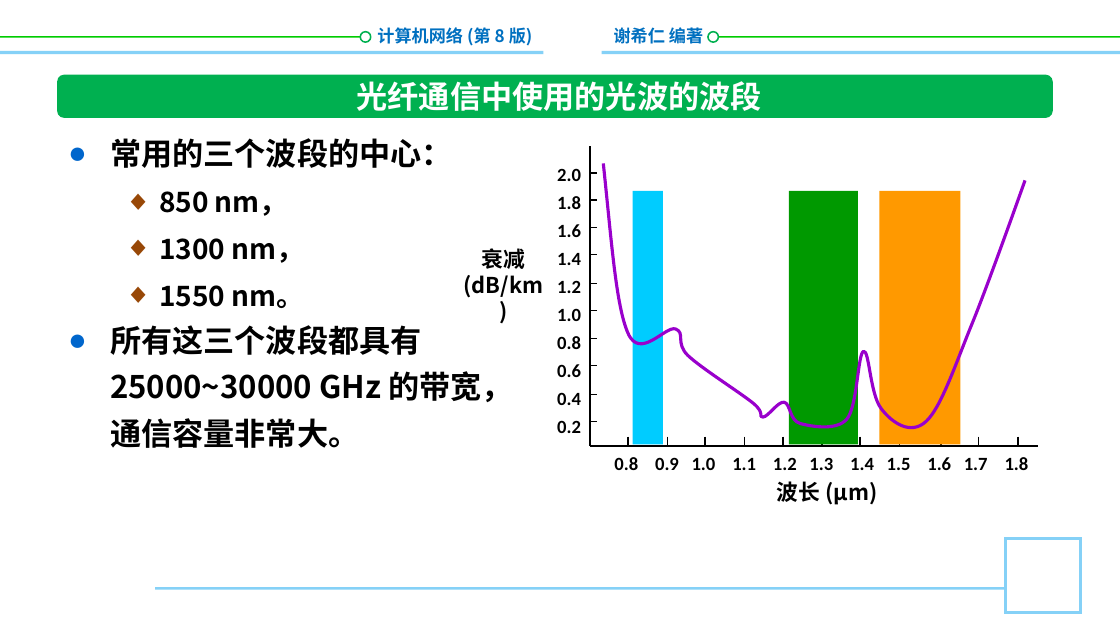
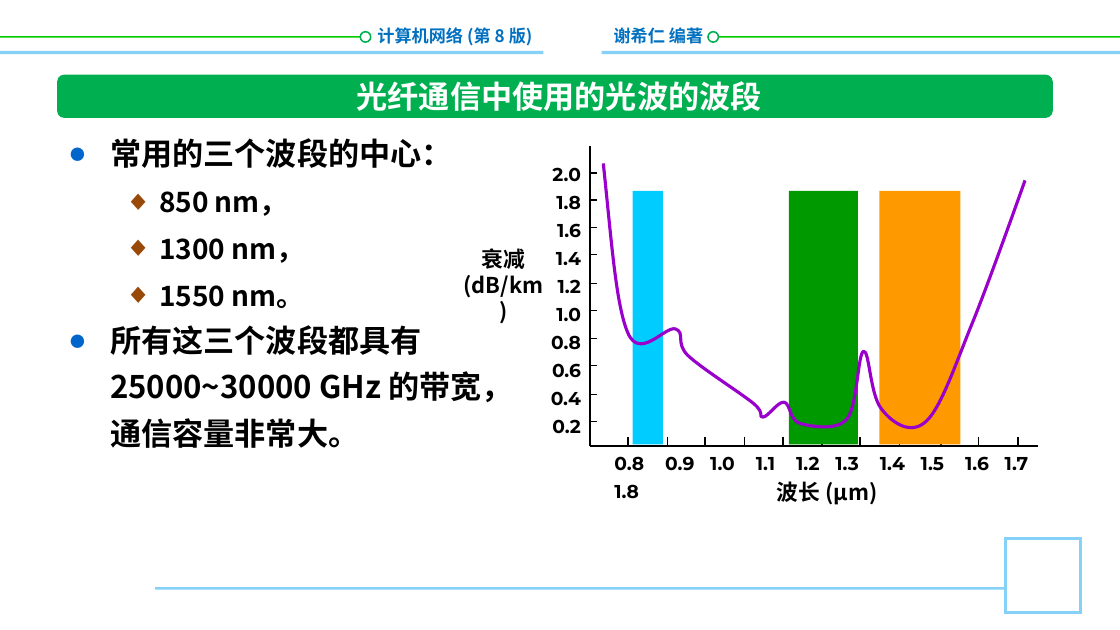
Before and after one commit to glplaman/glplaman.github.io, a slide deck: slide 40 of network/ppt/chap2.pptx. Drawn at 1120x630 pixels with LibreOffice and Linux fonts; fonts in the diff are those of the drawing; background and template pictures are left out. Boxes give left, top, right and bottom in pixels: in the first picture for what was removed or moved away, otherwise in the second. Text is boxed around its words. In the diff, an @@ line names an element or a change of style, - is before the commit and + after.

```diff
--- a/network/ppt/chap2.pptx
+++ b/network/ppt/chap2.pptx
@@ text "2.0" at (x1=551, y1=167, x2=581, y2=434): font Calibri to Montserrat @@
@@ text "0.8 0.9 1.0 1.1 1.2 ..." at (x1=614, y1=456, x2=1028, y2=471): font Calibri to Montserrat @@
```
Also in this commit, not shown: 3 other slides changed, 19 other files.
